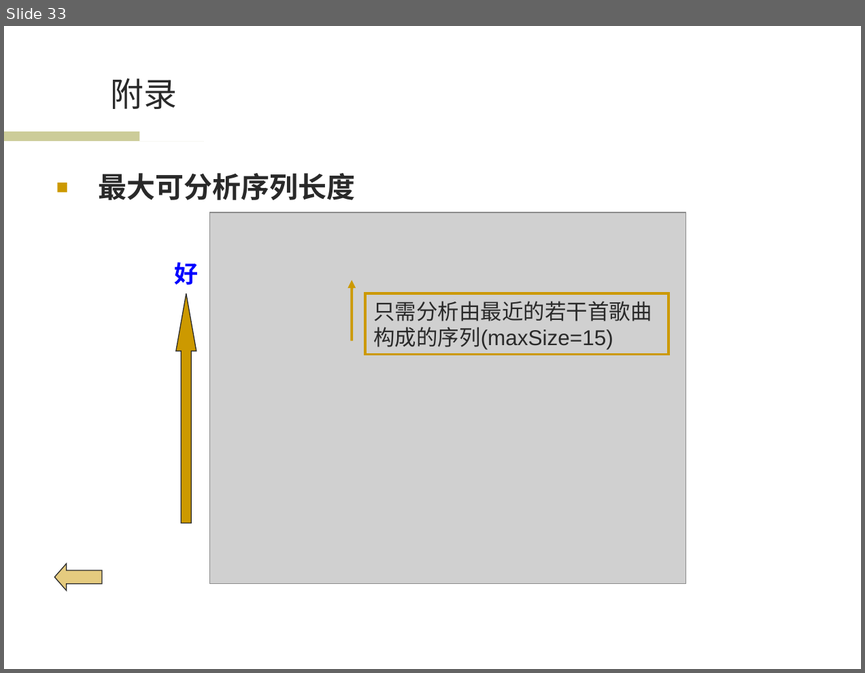
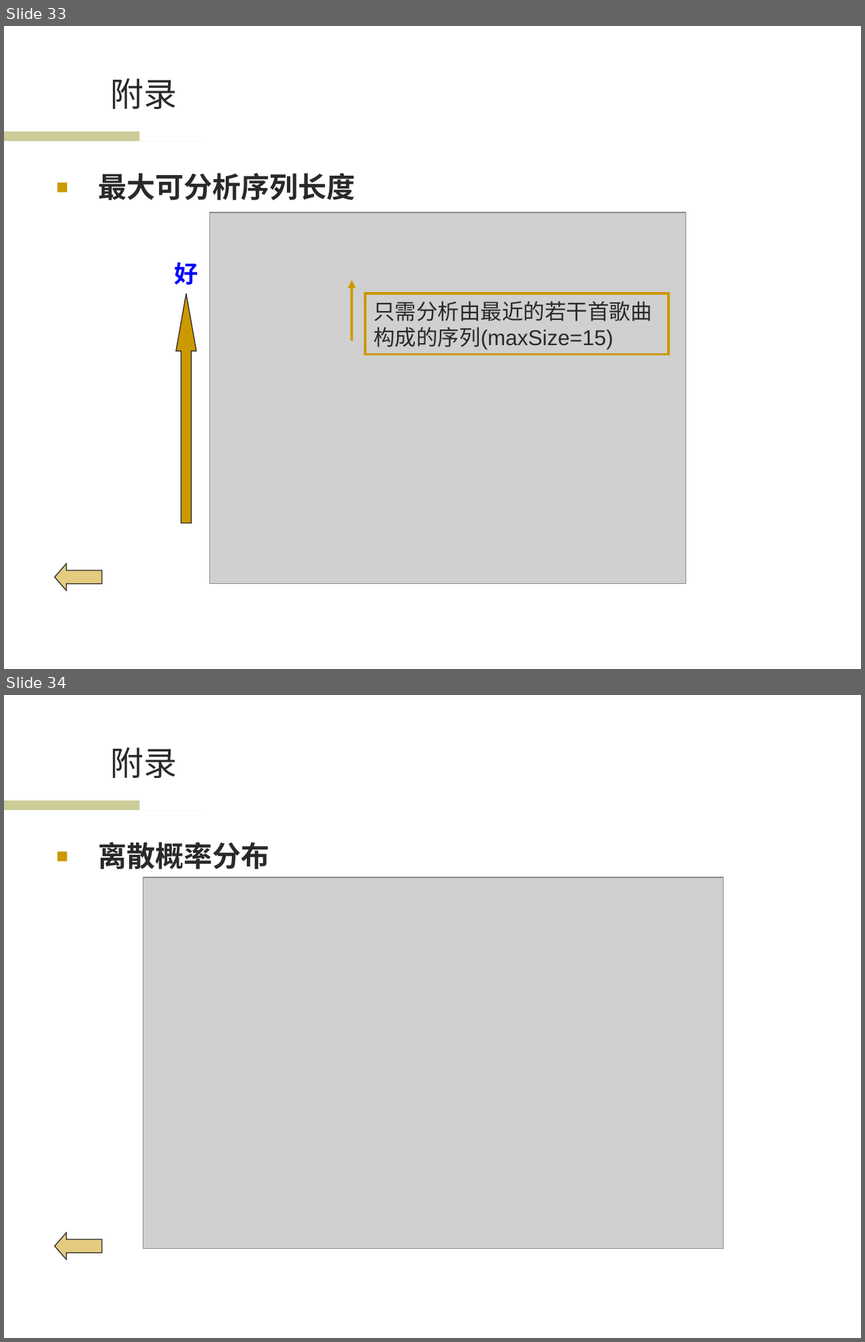
Before and after one commit to wwssttt/NJUThesis, a slide deck: ppt/一种基于时间序列分析的个性化音乐推荐系统及其实现.ppt. Shown one above the other, each under a label of ours: slide 33 before the commit, slides 33 and 34 after it. The pictures are 865x673 and 865x1342 pixels, drawn with LibreOffice and Linux fonts; fonts in the diff are those of the drawing; grey boxes stand for pictures; background and template pictures are left out. Boxes give left, top, right and bottom in pixels: in the first picture for what was removed or moved away, otherwise in the second. Text is boxed around its words. In the diff, an @@ line names an element or a change of style, - is before the commit and + after.

```diff
--- a/ppt/一种基于时间序列分析的个性化音乐推荐系统及其实现.ppt
+++ b/ppt/一种基于时间序列分析的个性化音乐推荐系统及其实现.ppt
@@ slide 34 added at (4,695,861,1338), background #FFFFFF; not listed: 2 template elements that a slide beside it also shows @@
@@ title added at (110,747,177,778), 28 pt, text #292929 @@
+附录
@@ text added at (99,842,270,869), 24 pt, text #292929, bold @@
+■ 离散概率分布
@@ picture added at (143,877,723,1249) @@
@@ left arrow added at (54,1232,102,1259), fill #CC9900 at 50% opacity, outline #292929 0.74 pt @@
```
Also in this commit, not shown: 2 slides changed.
